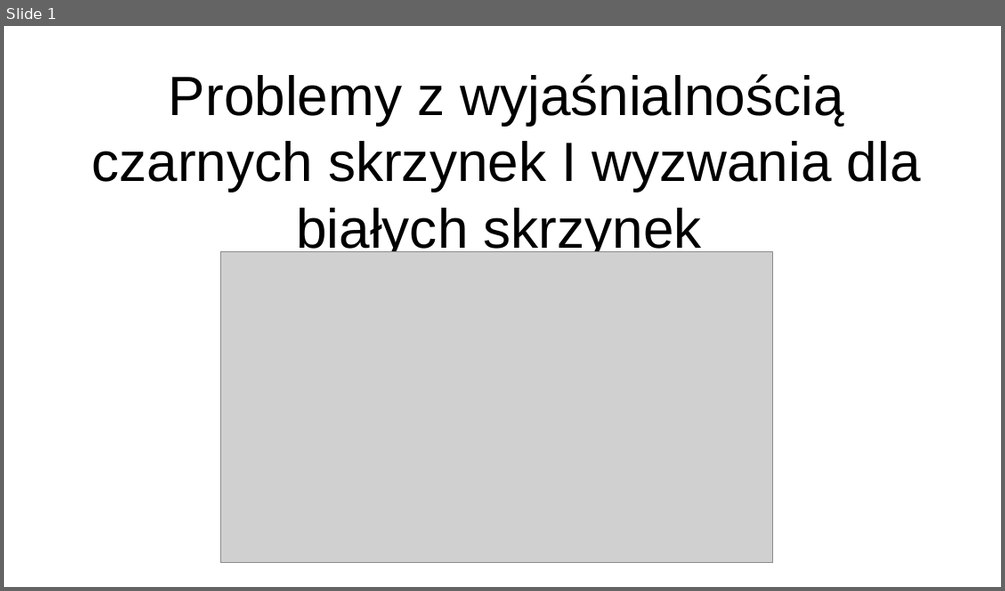
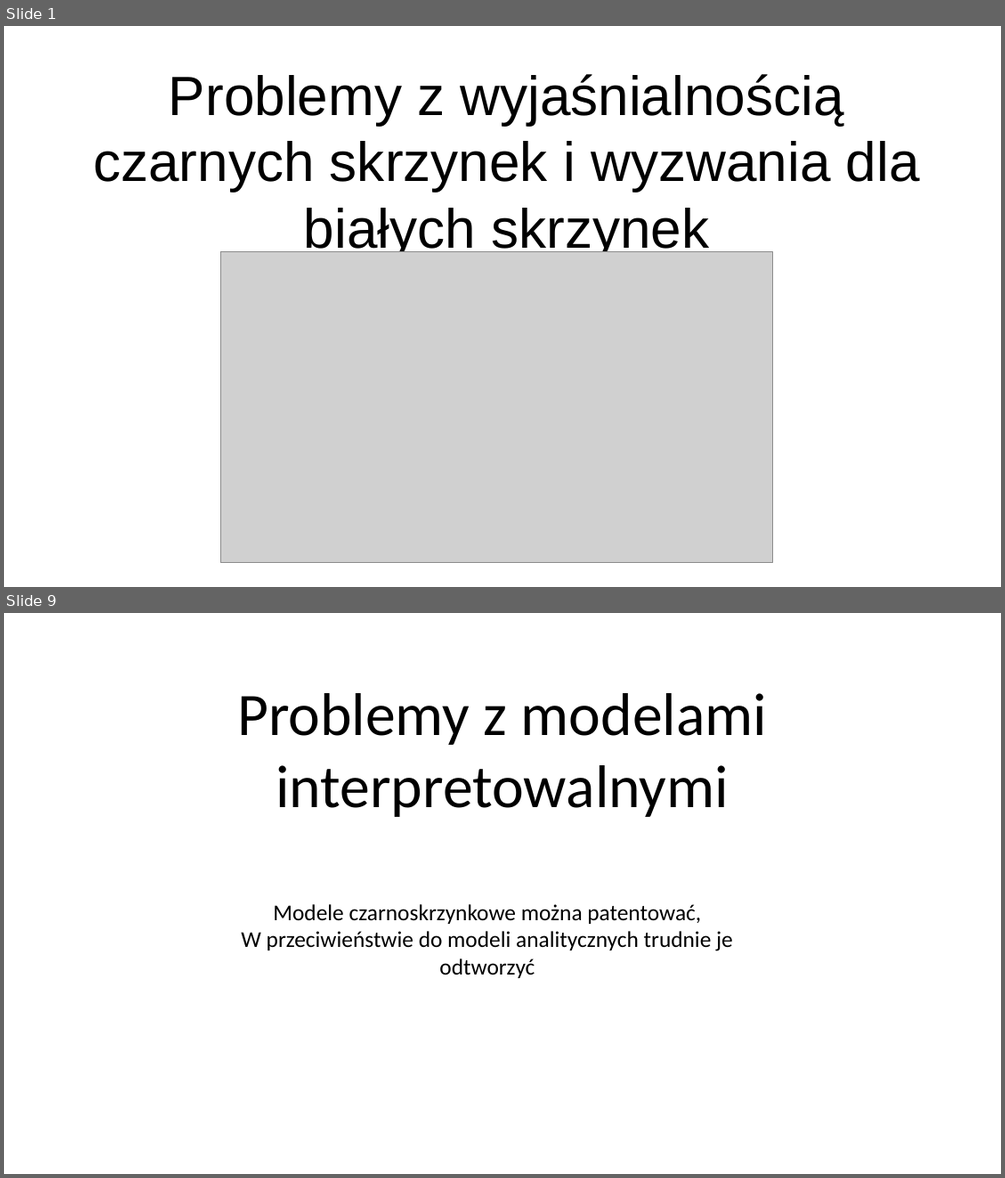
Before and after one commit to bogdankjastrzebski/WarsztatyBadawcze2, a slide deck: prezentacja/blackBox.odp. Shown one above the other, each under a label of ours: slide 1 before the commit, slides 1 and 9 after it; the slides between them are not shown. The pictures are 1005x591 and 1005x1178 pixels, drawn with LibreOffice and Linux fonts; fonts in the diff are those of the drawing; grey boxes stand for pictures. Boxes give left, top, right and bottom in pixels: in the first picture for what was removed or moved away, otherwise in the second. Text is boxed around its words. In the diff, an @@ line names an element or a change of style, - is before the commit and + after.

```diff
--- a/prezentacja/blackBox.odp
+++ b/prezentacja/blackBox.odp
@@ slide 9 added at <box>4,613,1001,1174</box>, background #FFFFFF @@
@@ text added at <box>237,693,767,817</box>, 48 pt, text #000000 @@
+Problemy z modelami interpretowalnymi
@@ text added at <box>241,904,733,978</box>, 18 pt, text #000000 @@
+Modele czarnoskrzynkowe można patentować,
+W przeciwieństwie do modeli analitycznych trudnie je
+odtworzyć
@@ slide 1 changed as well @@
@@ title at <box>93,74,920,257</box>: text changed @@
-Problemy z wyjaśnialnością czarnych skrzynek I wyzwania dla białych skrzynek
+Problemy z wyjaśnialnością czarnych skrzynek i wyzwania dla białych skrzynek
```
Also in this commit, not shown: 8 other slides changed, 9 other slides added, 1 other file.
